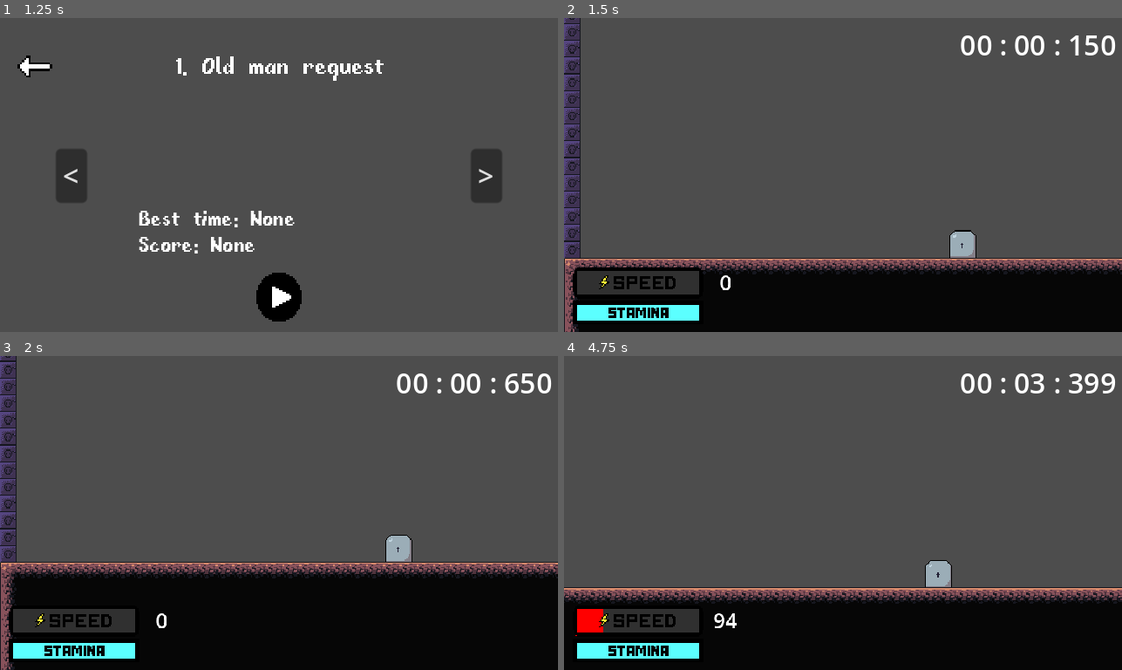
Above: before the commit, frames 1-4 (two rows, left to right).
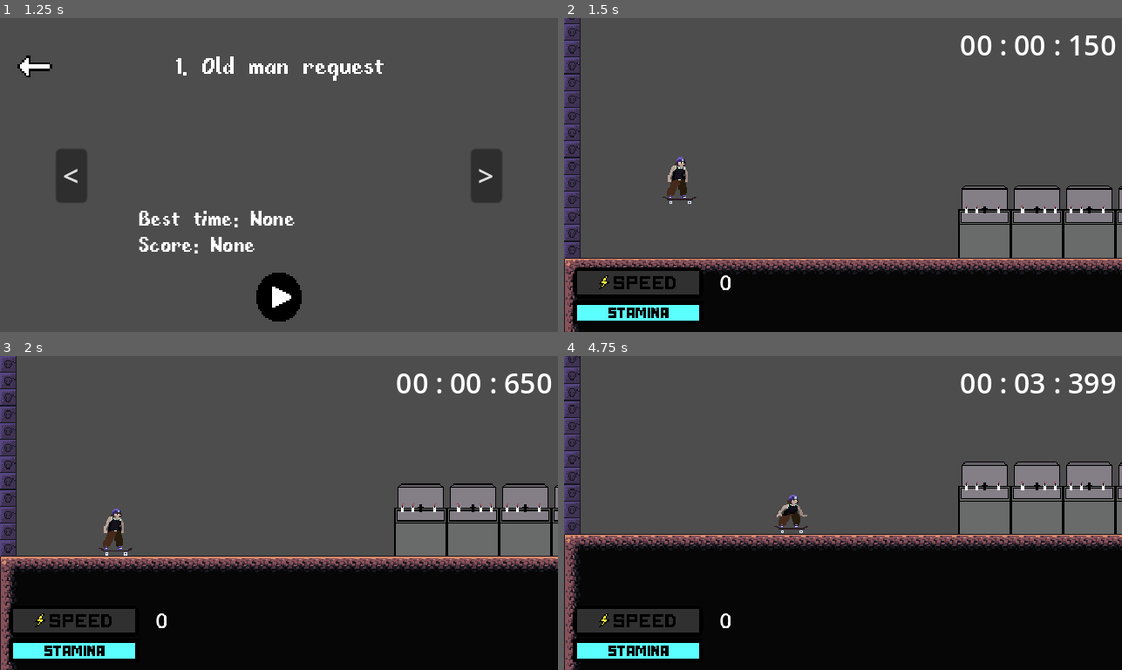
Above: after the commit, the same moments.

Repository: lucasjanta/GraveGrinder
Game: Godot game, scene res://Scenes/Menus/main_menu.tscn
Two runs of this game, one before a commit and one after it. Both use one fixed random seed, a clock stepped at 60 frames per second and the inputs below.
Inputs (mouse positions are in pixels of both pictures, inside the frame that each line leads up to):
- Up to frame 1 (1.25 s): click "Start Game" at 0.5 s
- Up to frame 2 (1.5 s): click (843, 297) at 1.25 s
- Up to frame 3 (2 s): no input
- Up to frame 4 (4.75 s): tap Enter (ui_accept) at 2 s; move the mouse to (965, 497) at 2.02 s; hold D (right) 2.03-2.78 s; hold Space (jump) 2.03-2.78 s; click (965, 497) at 2.17 s; move the mouse to (731, 528) at 2.77 s; hold S (down) 2.78-3.53 s; tap F at 2.85, 4.35 s; tap Space (jump) at 3.02, 3.05, 3.32, 4.52, 4.55 s; move the mouse to (898, 443) at 3.52 s; hold D (right) 3.53-4.28 s; hold Space (jump) 3.53-4.28 s; move the mouse to (815, 575) at 4.27 s; hold W from 4.28 s (still down); click (815, 575) at 4.42 s

Frame 1 is identical in both runs. In frame 2, 7.0% of the frame differs, in the area x 17-100%, y 44-77%; in frame 3, 14%; in frame 4, 31%, in the area x 0-100%, y 0-100%.

Commit message:
new animations and states for the character and the start of grind mechanic

Diff:
--- a/Player/States/fall.gd
+++ b/Player/States/fall.gd
@@ -1,7 +1,8 @@
 extends PlayerState
 
 func enter(previous_state_path: String, data := {}) -> void:
-	player.animation_player.play("fall")
+	print("precisamos de uma animação pro game over")
+	UI.level_results(false)
 
 func _on_animation_player_animation_finished(anim_name):
 	if anim_name == "fall":
--- /dev/null
+++ b/Player/States/grind.gd
@@ -0,0 +1,15 @@
+extends PlayerState
+
+func enter(previous_state_path: String, data := {}) -> void:
+	player.animation_player.play("grind_arrive")
+
+func physics_update(_delta: float) -> void:
+	if Input.is_action_just_pressed("jump"):
+		finished.emit("TkPrepare")
+	if !player.on_grind:
+		finished.emit("Stand")
+
+
+func _on_animation_player_animation_finished(anim_name):
+	if anim_name == "grind_arrive":
+		player.animation_player.play("grind_balance")
--- a/Player/States/jump.gd
+++ /dev/null
@@ -1,24 +0,0 @@
-extends PlayerState
-
-var change_back_to_mount : bool = false
-
-func enter(previous_state_path: String, data := {}) -> void:
-	player.animation_player.play("jump_prep")
-	player.jump_force = -250
-
-func physics_update(_delta: float) -> void:
-	if !player.is_on_floor() and player.animation_player.current_animation == "jump_prep":
-		finished.emit("Mount")
-	if Input.is_action_just_released("jump") and player.animation_player.current_animation != "jump" and player.is_on_floor():
-		player.animation_player.play("jump")
-		player.velocity.y = player.jump_force
-	if Input.is_action_just_released("jump") and player.animation_player.current_animation != "jump" and !player.is_on_floor():
-		finished.emit("Mount")
-	if player.is_on_floor() and change_back_to_mount:
-		change_back_to_mount = false
-		finished.emit("Mount")
-	if Input.is_action_just_pressed("right") and player.is_on_floor():
-		finished.emit("Push")
-func _on_animation_player_animation_finished(anim_name):
-	if anim_name == "jump":
-		change_back_to_mount = true
--- /dev/null
+++ b/Player/States/ollie.gd
@@ -0,0 +1,21 @@
+extends PlayerState
+
+var trick_finished : bool
+
+func enter(previous_state_path: String, data := {}) -> void:
+	trick_finished = false
+	player.animation_player.play("ollie_up")
+	player.velocity.y = player.jump_force
+
+func physics_update(_delta: float) -> void:
+	if player.on_grind:
+		finished.emit("Grind")
+	if player.velocity.y > 0:
+		player.animation_player.play("ollie_down")
+	if player.is_on_floor() and trick_finished:
+		finished.emit("Stand")
+
+
+func _on_animation_player_animation_finished(anim_name):
+	if anim_name == "ollie_down":
+		trick_finished = true
--- a/Player/States/push.gd
+++ b/Player/States/push.gd
@@ -12,9 +12,9 @@
 
 func physics_update(_delta: float) -> void:
 	if Input.is_action_just_pressed("jump"):
-		finished.emit("Ollie")
+		finished.emit("TkPrepare") #Adicionar esse estado
 
 
 func _on_animation_player_animation_finished(anim_name):
 	if anim_name == "push":
-		finished.emit("Mount")
+		finished.emit("Stand")
--- a/Player/States/mount.gd
+++ b/Player/States/stand.gd
@@ -1,7 +1,7 @@
 extends PlayerState
 
 func enter(previous_state_path: String, data := {}) -> void:
-	player.animation_player.play("mounted")
+	player.animation_player.play("stand")
 
 func physics_update(_delta: float) -> void:
 	#Ir para a animação de morte
--- /dev/null
+++ b/Player/States/tk_prepare.gd
@@ -0,0 +1,23 @@
+extends PlayerState
+
+var change_back_to_mount : bool = false
+
+func enter(previous_state_path: String, data := {}) -> void:
+	player.animation_player.play("trick_prep")
+	player.jump_force = -250 #remover se não fizer sentido com as manobras
+
+func physics_update(_delta: float) -> void:
+	if Input.is_action_just_released("jump") and player.is_on_floor():
+		finished.emit("Ollie")
+	if !player.is_on_floor() and player.animation_player.current_animation == "trick_prep":
+		finished.emit("Stand")
+	#if Input.is_action_just_released("jump") and player.animation_player.current_animation != "jump" and player.is_on_floor():
+		#player.animation_player.play("jump")
+		#player.velocity.y = player.jump_force
+	#if Input.is_action_just_released("jump") and player.animation_player.current_animation != "jump" and !player.is_on_floor():
+		#finished.emit("Stand")
+	#if player.is_on_floor() and change_back_to_mount:
+		#change_back_to_mount = false
+		#finished.emit("Stand")
+	#if Input.is_action_just_pressed("right") and player.is_on_floor():
+		#finished.emit("Push")
--- a/Player/player.gd
+++ b/Player/player.gd
@@ -15,6 +15,8 @@
 var jump_force : float = -250
 var max_stamina : float = 100
 var stamina : float = max_stamina
+
+var on_grind : bool = false
 var is_cam_shaking : bool = false
 var game_over : bool = false
 
@@ -44,7 +46,6 @@
 	handle_stopwatch()
 	handle_velocity_bar()
 	handle_stamina_bar(delta)
-	#handle_score(delta)
 	#Adiciona gravidade
 	if not is_on_floor():
 		velocity.y += gravity * delta
@@ -89,27 +90,6 @@
 		velocity_bar.tint_progress = "00ff00"
 	vel_label.text = str(int(velocity.x))
 
-#func handle_score(delta):
-	#if velocity.x > 50 and velocity.x <= 100:
-		#UI.score += delta * 2
-	#if velocity.x > 100 and velocity.x <= 200:
-		#UI.score += delta * 4
-	#if velocity.x > 200 and velocity.x <= 300:
-		#UI.score += delta * 8
-	#if velocity.x > 300:
-		#UI.score += delta * 16
-	#score.text = "Score: " + str(int(UI.score))
-
 func show_status(status):
 	status_pop.text = status
 	status_pop_anim.play("status_pop")
-
-#func shake_camera(camera, duration, intensity, delta):
-	#if is_cam_shaking:
-		#if duration > 0:
-			#print("funcionano")
-			#duration -= delta
-			#var shake_amt = Vector2(randf_range(-1, 1), randf_range(-1, 1)) * intensity
-			#camera.global_position += shake_amt
-		#else:
-			#is_cam_shaking = false
--- a/Player/player.tscn
+++ b/Player/player.tscn
@@ -1,15 +1,17 @@
-[gd_scene load_steps=66 format=3 uid="uid://bqknruc6qvmah"]
+[gd_scene load_steps=70 format=3 uid="uid://bqknruc6qvmah"]
 
 [ext_resource type="Script" path="res://Player/player.gd" id="1_yiaw7"]
 [ext_resource type="PackedScene" uid="uid://4n2i7n655ca5" path="res://Scenes/Usable/stopwatch.tscn" id="2_dcwha"]
 [ext_resource type="Texture2D" uid="uid://b12h451vhwidk" path="res://Player/Sprites/main_player.png" id="3_2s07v"]
 [ext_resource type="Script" path="res://StateMachine.gd" id="3_kwmcx"]
-[ext_resource type="Script" path="res://Player/States/mount.gd" id="4_pbdki"]
+[ext_resource type="Script" path="res://Player/States/stand.gd" id="4_pbdki"]
 [ext_resource type="Script" path="res://Player/States/push.gd" id="5_i7m2n"]
-[ext_resource type="Script" path="res://Player/States/jump.gd" id="6_kjkb8"]
+[ext_resource type="Script" path="res://Player/States/tk_prepare.gd" id="6_kjkb8"]
 [ext_resource type="Script" path="res://Components/hitbox_component.gd" id="8_gn34x"]
 [ext_resource type="Script" path="res://Player/States/fall.gd" id="9_83e3a"]
+[ext_resource type="Script" path="res://Player/States/ollie.gd" id="9_e1xbs"]
 [ext_resource type="Script" path="res://Components/hurtbox_component.gd" id="9_ew5dg"]
+[ext_resource type="Script" path="res://Player/States/grind.gd" id="10_alqbi"]
 [ext_resource type="Texture2D" uid="uid://b1i7yerpcy47i" path="res://UI/speed_bar/bar_bg.png" id="10_u0r14"]
 [ext_resource type="Texture2D" uid="uid://d1n3858jtnyrv" path="res://UI/speed_bar/bar.png" id="11_e7vuw"]
 [ext_resource type="Texture2D" uid="uid://dkduep2pd7h3d" path="res://UI/stamina_bar/stamina_bar_bg.png" id="13_ncyn0"]
@@ -28,7 +30,7 @@
 "times": PackedFloat32Array(0),
 "transitions": PackedFloat32Array(1),
 "update": 1,
-"values": [&"mounted"]
+"values": [&"stand"]
 }
 tracks/1/type = "value"
 tracks/1/imported = false
@@ -67,9 +69,9 @@
 "values": [Vector2(12, 0)]
 }
 
-[sub_resource type="Animation" id="Animation_5sb7n"]
-resource_name = "fall"
-length = 0.8
+[sub_resource type="Animation" id="Animation_5uj47"]
+resource_name = "grind_arrive"
+length = 0.3
 step = 0.1
 tracks/0/type = "value"
 tracks/0/imported = false
@@ -81,145 +83,7 @@
 "times": PackedFloat32Array(0),
 "transitions": PackedFloat32Array(1),
 "update": 1,
-"values": [&"jump_prep"]
-}
-tracks/1/type = "value"
-tracks/1/imported = false
-tracks/1/enabled = true
-tracks/1/path = NodePath("AnimatedSprite2D:frame")
-tracks/1/interp = 1
-tracks/1/loop_wrap = true
-tracks/1/keys = {
-"times": PackedFloat32Array(0),
-"transitions": PackedFloat32Array(1),
-"update": 1,
-"values": [0]
-}
-tracks/2/type = "value"
-tracks/2/imported = false
-tracks/2/enabled = true
-tracks/2/path = NodePath("AnimatedSprite2D:rotation")
-tracks/2/interp = 1
-tracks/2/loop_wrap = true
-tracks/2/keys = {
-"times": PackedFloat32Array(0, 0.4),
-"transitions": PackedFloat32Array(1, 1),
-"update": 0,
-"values": [0.0, -1.5708]
-}
-tracks/3/type = "value"
-tracks/3/imported = false
-tracks/3/enabled = true
-tracks/3/path = NodePath("AnimatedSprite2D:position")
-tracks/3/interp = 1
-tracks/3/loop_wrap = true
-tracks/3/keys = {
-"times": PackedFloat32Array(0, 0.4),
-"transitions": PackedFloat32Array(1, 1),
-"update": 0,
-"values": [Vector2(12, 0), Vector2(0, 10)]
-}
-
-[sub_resource type="Animation" id="Animation_4kh3q"]
-resource_name = "jump"
-length = 0.2
-step = 0.1
-tracks/0/type = "value"
-tracks/0/imported = false
-tracks/0/enabled = true
-tracks/0/path = NodePath("AnimatedSprite2D:animation")
-tracks/0/interp = 1
-tracks/0/loop_wrap = true
-tracks/0/keys = {
-"times": PackedFloat32Array(0, 0.1),
-"transitions": PackedFloat32Array(1, 1),
-"update": 1,
-"values": [&"mounted", &"equilibra"]
-}
-tracks/1/type = "value"
-tracks/1/imported = false
-tracks/1/enabled = true
-tracks/1/path = NodePath("AnimatedSprite2D:frame")
-tracks/1/interp = 1
-tracks/1/loop_wrap = true
-tracks/1/keys = {
-"times": PackedFloat32Array(0, 0.1),
-"transitions": PackedFloat32Array(1, 1),
-"update": 1,
-"values": [0, 0]
-}
-
-[sub_resource type="Animation" id="Animation_n4v68"]
-resource_name = "jump_prep"
-length = 0.1
-tracks/0/type = "value"
-tracks/0/imported = false
-tracks/0/enabled = true
-tracks/0/path = NodePath("AnimatedSprite2D:animation")
-tracks/0/interp = 1
-tracks/0/loop_wrap = true
-tracks/0/keys = {
-"times": PackedFloat32Array(0),
-"transitions": PackedFloat32Array(1),
-"update": 1,
-"values": [&"jump_prep"]
-}
-tracks/1/type = "value"
-tracks/1/imported = false
-tracks/1/enabled = true
-tracks/1/path = NodePath("AnimatedSprite2D:frame")
-tracks/1/interp = 1
-tracks/1/loop_wrap = true
-tracks/1/keys = {
-"times": PackedFloat32Array(0),
-"transitions": PackedFloat32Array(1),
-"update": 1,
-"values": [0]
-}
-
-[sub_resource type="Animation" id="Animation_dras3"]
-resource_name = "mounted"
-length = 0.1
-loop_mode = 1
-tracks/0/type = "value"
-tracks/0/imported = false
-tracks/0/enabled = true
-tracks/0/path = NodePath("AnimatedSprite2D:animation")
-tracks/0/interp = 1
-tracks/0/loop_wrap = true
-tracks/0/keys = {
-"times": PackedFloat32Array(0, 0.0001),
-"transitions": PackedFloat32Array(1, 1),
-"update": 1,
-"values": [&"mounted", &"mounted"]
-}
-tracks/1/type = "value"
-tracks/1/imported = false
-tracks/1/enabled = true
-tracks/1/path = NodePath("AnimatedSprite2D:frame")
-tracks/1/interp = 1
-tracks/1/loop_wrap = true
-tracks/1/keys = {
-"times": PackedFloat32Array(0),
-"transitions": PackedFloat32Array(1),
-"update": 1,
-"values": [0]
-}
-
-[sub_resource type="Animation" id="Animation_p5tvj"]
-resource_name = "push"
-length = 0.3
-tracks/0/type = "value"
-tracks/0/imported = false
-tracks/0/enabled = true
-tracks/0/path = NodePath("AnimatedSprite2D:animation")
-tracks/0/interp = 1
-tracks/0/loop_wrap = true
-tracks/0/keys = {
-"times": PackedFloat32Array(0),
-"transitions": PackedFloat32Array(1),
-"update": 1,
-"values": [&"push"]
+"values": [&"grind_arrive"]
 }
 tracks/1/type = "value"
 tracks/1/imported = false
@@ -232,16 +96,194 @@
 "transitions": PackedFloat32Array(1, 1, 1),
 "update": 1,
 "values": [0, 1, 2]
+}
+
+[sub_resource type="Animation" id="Animation_afnnl"]
+resource_name = "grind_balance"
+length = 0.3
+loop_mode = 1
+step = 0.1
+tracks/0/type = "value"
+tracks/0/imported = false
+tracks/0/enabled = true
+tracks/0/path = NodePath("AnimatedSprite2D:animation")
+tracks/0/interp = 1
+tracks/0/loop_wrap = true
+tracks/0/keys = {
+"times": PackedFloat32Array(0),
+"transitions": PackedFloat32Array(1),
+"update": 1,
+"values": [&"grind_maintain"]
+}
+tracks/1/type = "value"
+tracks/1/imported = false
+tracks/1/enabled = true
+tracks/1/path = NodePath("AnimatedSprite2D:frame")
+tracks/1/interp = 1
+tracks/1/loop_wrap = true
+tracks/1/keys = {
+"times": PackedFloat32Array(0, 0.1, 0.2),
+"transitions": PackedFloat32Array(1, 1, 1),
+"update": 1,
+"values": [0, 1, 2]
+}
+
+[sub_resource type="Animation" id="Animation_bpx6v"]
+resource_name = "ollie_down"
+length = 0.55
+step = 0.01
+tracks/0/type = "value"
+tracks/0/imported = false
+tracks/0/enabled = true
+tracks/0/path = NodePath("AnimatedSprite2D:animation")
+tracks/0/interp = 1
+tracks/0/loop_wrap = true
+tracks/0/keys = {
+"times": PackedFloat32Array(0),
+"transitions": PackedFloat32Array(1),
+"update": 1,
+"values": [&"ollie"]
+}
+tracks/1/type = "value"
+tracks/1/imported = false
+tracks/1/enabled = true
+tracks/1/path = NodePath("AnimatedSprite2D:frame")
+tracks/1/interp = 1
+tracks/1/loop_wrap = true
+tracks/1/keys = {
+"times": PackedFloat32Array(0, 0.0769231, 0.153846, 0.230769, 0.307692, 0.384615, 0.461538),
+"transitions": PackedFloat32Array(1, 1, 1, 1, 1, 1, 1),
+"update": 1,
+"values": [6, 7, 8, 9, 10, 11, 12]
+}
+
+[sub_resource type="Animation" id="Animation_4ukgi"]
+resource_name = "ollie_up"
+length = 0.45
+step = 0.075
+tracks/0/type = "value"
+tracks/0/imported = false
+tracks/0/enabled = true
+tracks/0/path = NodePath("AnimatedSprite2D:animation")
+tracks/0/interp = 1
+tracks/0/loop_wrap = true
+tracks/0/keys = {
+"times": PackedFloat32Array(0),
+"transitions": PackedFloat32Array(1),
+"update": 1,
+"values": [&"ollie"]
+}
+tracks/1/type = "value"
+tracks/1/imported = false
+tracks/1/enabled = true
+tracks/1/path = NodePath("AnimatedSprite2D:frame")
+tracks/1/interp = 1
+tracks/1/loop_wrap = true
+tracks/1/keys = {
+"times": PackedFloat32Array(0, 0.0769231, 0.153846, 0.230769, 0.307692, 0.384615),
+"transitions": PackedFloat32Array(1, 1, 1, 1, 1, 1),
+"update": 1,
+"values": [0, 1, 2, 3, 4, 5]
+}
+
+[sub_resource type="Animation" id="Animation_gh2ry"]
+resource_name = "push"
+length = 0.48
+step = 0.04
+tracks/0/type = "value"
+tracks/0/imported = false
+tracks/0/enabled = true
+tracks/0/path = NodePath("AnimatedSprite2D:animation")
+tracks/0/interp = 1
+tracks/0/loop_wrap = true
+tracks/0/keys = {
+"times": PackedFloat32Array(0),
+"transitions": PackedFloat32Array(1),
+"update": 1,
+"values": [&"run"]
+}
+tracks/1/type = "value"
+tracks/1/imported = false
+tracks/1/enabled = true
+tracks/1/path = NodePath("AnimatedSprite2D:frame")
+tracks/1/interp = 1
+tracks/1/loop_wrap = true
+tracks/1/keys = {
+"times": PackedFloat32Array(0, 0.04, 0.08, 0.12, 0.16, 0.2, 0.24, 0.28, 0.32, 0.36, 0.4, 0.44),
+"transitions": PackedFloat32Array(1, 1, 1, 1, 1, 1, 1, 1, 1, 1, 1, 1),
+"update": 1,
+"values": [0, 1, 2, 3, 4, 5, 6, 7, 8, 9, 10, 11]
+}
+
+[sub_resource type="Animation" id="Animation_omhpv"]
+resource_name = "stand"
+length = 1.2
+loop_mode = 1
+step = 0.1
+tracks/0/type = "value"
+tracks/0/imported = false
+tracks/0/enabled = true
+tracks/0/path = NodePath("AnimatedSprite2D:animation")
+tracks/0/interp = 1
+tracks/0/loop_wrap = true
+tracks/0/keys = {
+"times": PackedFloat32Array(0),
+"transitions": PackedFloat32Array(1),
+"update": 1,
+"values": [&"stand"]
+}
+tracks/1/type = "value"
+tracks/1/imported = false
+tracks/1/enabled = true
+tracks/1/path = NodePath("AnimatedSprite2D:frame")
+tracks/1/interp = 1
+tracks/1/loop_wrap = true
+tracks/1/keys = {
+"times": PackedFloat32Array(0, 0.2, 0.4, 0.6, 0.8, 1),
+"transitions": PackedFloat32Array(1, 1, 1, 1, 1, 1),
+"update": 1,
+"values": [0, 1, 2, 3, 4, 5]
+}
+
+[sub_resource type="Animation" id="Animation_4500h"]
+resource_name = "trick_prep"
+length = 0.001
+step = 0.1
+tracks/0/type = "value"
+tracks/0/imported = false
+tracks/0/enabled = true
+tracks/0/path = NodePath("AnimatedSprite2D:animation")
+tracks/0/interp = 1
+tracks/0/loop_wrap = true
+tracks/0/keys = {
+"times": PackedFloat32Array(0),
+"transitions": PackedFloat32Array(1),
+"update": 1,
+"values": [&"prepare"]
+}
+tracks/1/type = "value"
+tracks/1/imported = false
+tracks/1/enabled = true
+tracks/1/path = NodePath("AnimatedSprite2D:frame")
+tracks/1/interp = 1
+tracks/1/loop_wrap = true
+tracks/1/keys = {
+"times": PackedFloat32Array(0),
+"transitions": PackedFloat32Array(1),
+"update": 1,
+"values": [0]
 }
 
 [sub_resource type="AnimationLibrary" id="AnimationLibrary_nhf6x"]
 _data = {
 "RESET": SubResource("Animation_kvpfk"),
-"fall": SubResource("Animation_5sb7n"),
-"jump": SubResource("Animation_4kh3q"),
-"jump_prep": SubResource("Animation_n4v68"),
-"mounted": SubResource("Animation_dras3"),
-"push": SubResource("Animation_p5tvj")
+"grind_arrive": SubResource("Animation_5uj47"),
+"grind_balance": SubResource("Animation_afnnl"),
+"ollie_down": SubResource("Animation_bpx6v"),
+"ollie_up": SubResource("Animation_4ukgi"),
+"push": SubResource("Animation_gh2ry"),
+"stand": SubResource("Animation_omhpv"),
+"trick_prep": SubResource("Animation_4500h")
 }
 
 [sub_resource type="AtlasTexture" id="AtlasTexture_teylk"]
@@ -545,13 +587,13 @@
 }]
 
 [sub_resource type="RectangleShape2D" id="RectangleShape2D_sb0sv"]
-size = Vector2(19.25, 45)
+size = Vector2(24, 8)
 
 [sub_resource type="RectangleShape2D" id="RectangleShape2D_fwp45"]
-size = Vector2(31, 7)
+size = Vector2(32, 8)
 
 [sub_resource type="RectangleShape2D" id="RectangleShape2D_7wyt6"]
-size = Vector2(18, 37)
+size = Vector2(20, 39)
 
 [sub_resource type="Animation" id="Animation_eqgbj"]
 length = 0.001
@@ -629,7 +671,7 @@
 texture_filter = 1
 position = Vector2(12, 0)
 sprite_frames = SubResource("SpriteFrames_4vj3r")
-animation = &"mounted"
+animation = &"stand"
 metadata/_aseprite_wizard_config_ = {
 "layer": "",
 "o_ex_p": "",
@@ -646,42 +688,50 @@
 }
 
 [node name="CollisionShape2D" type="CollisionShape2D" parent="."]
-position = Vector2(0.375, 6)
+position = Vector2(10, 16)
 shape = SubResource("RectangleShape2D_sb0sv")
 
 [node name="StateMachine" type="Node" parent="." node_paths=PackedStringArray("initial_state")]
 script = ExtResource("3_kwmcx")
-initial_state = NodePath("Mount")
-
-[node name="Mount" type="Node" parent="StateMachine"]
+initial_state = NodePath("Stand")
+
+[node name="Stand" type="Node" parent="StateMachine"]
 script = ExtResource("4_pbdki")
 
 [node name="Push" type="Node" parent="StateMachine"]
 script = ExtResource("5_i7m2n")
 
+[node name="TkPrepare" type="Node" parent="StateMachine"]
+script = ExtResource("6_kjkb8")
+
 [node name="Ollie" type="Node" parent="StateMachine"]
-script = ExtResource("6_kjkb8")
+script = ExtResource("9_e1xbs")
 
 [node name="Fall" type="Node" parent="StateMachine"]
 script = ExtResource("9_83e3a")
 
+[node name="Grind" type="Node" parent="StateMachine"]
+script = ExtResource("10_alqbi")
+
 [node name="HitBox" type="Area2D" parent="."]
+position = Vector2(7, -9)
 collision_layer = 8
 collision_mask = 0
 script = ExtResource("8_gn34x")
 
 [node name="CollisionShape2D" type="CollisionShape2D" parent="HitBox"]
-position = Vector2(2.5, 24.5)
+position = Vector2(3, 25)
 shape = SubResource("RectangleShape2D_fwp45")
 debug_color = Color(0.709374, 0.484098, 0.129536, 0.42)
 
 [node name="HurtBox" type="Area2D" parent="."]
+position = Vector2(9, -9)
 collision_layer = 0
 collision_mask = 32
 script = ExtResource("9_ew5dg")
 
 [node name="CollisionShape2D" type="CollisionShape2D" parent="HurtBox"]
-position = Vector2(0, 2.5)
+position = Vector2(-1, 3.5)
 shape = SubResource("RectangleShape2D_7wyt6")
 debug_color = Color(0.933333, 0, 0.227451, 0.419608)
 
@@ -770,5 +820,6 @@
 }
 
 [connection signal="animation_finished" from="AnimationPlayer" to="StateMachine/Push" method="_on_animation_player_animation_finished"]
+[connection signal="animation_finished" from="AnimationPlayer" to="StateMachine/Fall" method="_on_animation_player_animation_finished"]
 [connection signal="animation_finished" from="AnimationPlayer" to="StateMachine/Ollie" method="_on_animation_player_animation_finished"]
-[connection signal="animation_finished" from="AnimationPlayer" to="StateMachine/Fall" method="_on_animation_player_animation_finished"]
+[connection signal="animation_finished" from="AnimationPlayer" to="StateMachine/Grind" method="_on_animation_player_animation_finished"]
--- a/Props/grindtomb/grindtomb.gd
+++ b/Props/grindtomb/grindtomb.gd
@@ -1,6 +1,6 @@
 extends StaticBody2D
 
-
+var player : Player
 # Called when the node enters the scene tree for the first time.
 func _ready():
 	pass # Replace with function body.
@@ -8,4 +8,22 @@
 
 # Called every frame. 'delta' is the elapsed time since the previous frame.
 func _process(delta):
-	pass
+	if player:
+		if player.is_on_floor():
+			#muda a variável on_grind para true
+			if !player.on_grind:
+				player.on_grind = !player.on_grind
+	else:
+		#muda a variável on_grind para false
+		if UI.player.on_grind:
+				UI.player.on_grind = !UI.player.on_grind
+
+#Entrada e saída do grind
+func _on_grindarea_body_entered(body):
+	if body is Player:
+		player = body
+
+func _on_grindarea_body_exited(body):
+	if body is Player:
+		player = null
+		print("saiu do grind")
--- a/Props/grindtomb/grindtomb.tscn
+++ b/Props/grindtomb/grindtomb.tscn
@@ -1,5 +1,6 @@
-[gd_scene load_steps=9 format=3 uid="uid://blcau3ayn0t3o"]
-
+[gd_scene load_steps=10 format=3 uid="uid://blcau3ayn0t3o"]
+
+[ext_resource type="Script" path="res://Props/grindtomb/grindtomb.gd" id="1_ibfev"]
 [ext_resource type="Texture2D" uid="uid://bjcg22p7b8yrr" path="res://Props/grindtomb/grindtomb.png" id="1_v5u0q"]
 
 [sub_resource type="AtlasTexture" id="AtlasTexture_jp06j"]
@@ -45,6 +46,7 @@
 size = Vector2(399, 7)
 
 [node name="grindtomb" type="StaticBody2D"]
+script = ExtResource("1_ibfev")
 
 [node name="AnimatedSprite2D" type="AnimatedSprite2D" parent="."]
 texture_filter = 1
@@ -208,8 +210,13 @@
 one_way_collision = true
 
 [node name="grindarea" type="Area2D" parent="."]
+collision_layer = 0
+collision_mask = 2
 
 [node name="CollisionShape2D" type="CollisionShape2D" parent="grindarea"]
 position = Vector2(174.5, -1.5)
 shape = SubResource("RectangleShape2D_g8iqr")
 debug_color = Color(0.880508, 0.0174628, 0.816511, 0.42)
+
+[connection signal="body_entered" from="grindarea" to="." method="_on_grindarea_body_entered"]
+[connection signal="body_exited" from="grindarea" to="." method="_on_grindarea_body_exited"]
--- a/Scenes/Levels/test_room.tscn
+++ b/Scenes/Levels/test_room.tscn
@@ -1445,20 +1445,20 @@
 [node name="TestRoom" type="Node2D"]
 
 [node name="grindtomb" parent="." instance=ExtResource("1_oeola")]
-position = Vector2(1159, 94)
+position = Vector2(402, 94)
 
 [node name="portal" parent="." instance=ExtResource("2_l8pxc")]
 position = Vector2(2449, 64)
 scale = Vector2(2, 2)
 
 [node name="tombstone" parent="." instance=ExtResource("3_0j1vi")]
-position = Vector2(381, 113)
+position = Vector2(555, 113)
 
 [node name="tombstone2" parent="." instance=ExtResource("3_0j1vi")]
-position = Vector2(973, 113)
+position = Vector2(1153, 113)
 
 [node name="tombstone3" parent="." instance=ExtResource("3_0j1vi")]
-position = Vector2(796, 113)
+position = Vector2(976, 113)
 
 [node name="Ground" type="TileMapLayer" parent="."]
 tile_map_data = PackedByteArray("AAAAAAgAAAAAAAgAAAABAAgAAAABAAgAAAACAAgAAAABAAgAAAADAAgAAAABAAgAAAAEAAgAAAABAAgAAAAFAA …(33392 unchanged characters)…
@@ -1501,16 +1501,16 @@
 limit_top = -110
 
 [node name="zombie" parent="." instance=ExtResource("5_a2wub")]
-position = Vector2(671, 107)
+position = Vector2(851, 107)
 
 [node name="zombie2" parent="." instance=ExtResource("5_a2wub")]
-position = Vector2(1429, 107)
+position = Vector2(1609, 107)
 
 [node name="zombie3" parent="." instance=ExtResource("5_a2wub")]
-position = Vector2(1478, 107)
+position = Vector2(1658, 107)
 
 [node name="tombramp" parent="." instance=ExtResource("7_0ojsa")]
-position = Vector2(738, 118)
+position = Vector2(918, 118)
 scale = Vector2(1.25, 1.25)
 
 [editable path="Camera2D/PauseMenu"]
